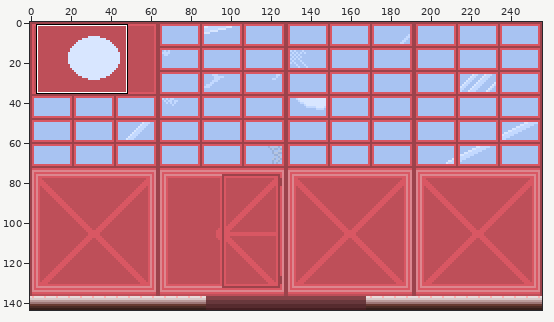
Edited in one commit: sprite sheet (assets/stage.png). Above, an overview of the earlier version with the close-up marked.
Close-up. As it was:
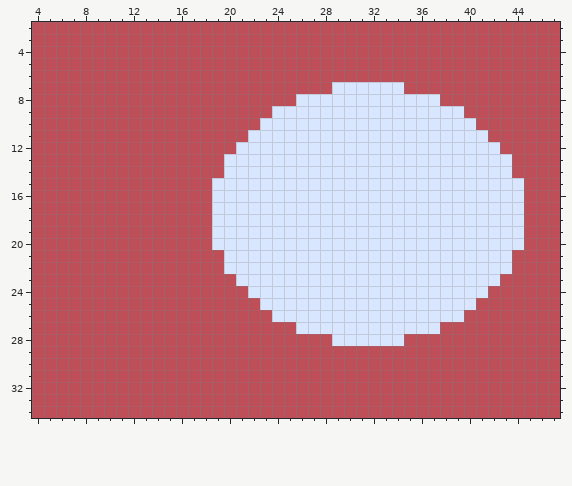
The file is 256x144 pixels. Shown: x 4..47, y 2..34. The commit also changed other parts of the picture, which this record leaves out.
The result:
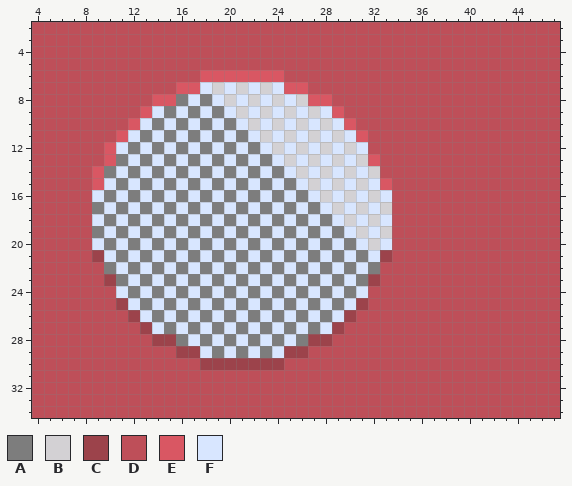
Palette (. is transparent): A #7d7d7d  B #d3d1d4  C #9c434b  D #be4f59  E #d95763  F #d8e6ff
The edit:
Changed rows in their new state; - is an unchanged pixel.
first column x 9:
 6 ---------EEEEEEE--------------------
 7 -------EEFBFBFBFEE--DDDDDD----------
 8 -----EEAFAFBFBFBFBEEDDDDDDDDD-------
 9 ----EFAFAFAFBFB-B-B-EDDDDDDDDDD-----
10 ---EFAFAFAFAFB-B-B-B-EDDDDDDDDDD----
11 --EFAFAFAFAFA-B-B-B-B-EDDDDDDDDDD---
12 -EFAFAFAFAFA-A-B-B-B-B-DDDDDDDDDDD--
13 -EAFAFAFAFA-A-A-B-B-B-BEDDDDDDDDDDD-
14 EAFAFAFAFAFA-A-A-B-B-B-BDDDDDDDDDDD-
15 EFAFAFAFAFA-A-A-A-B-B-B-EDDDDDDDDDDD
16 FAFAFAFAFA-A-A-A-A-B-B-B-DDDDDDDDDDD
17 AFAFAFAFAFA-A-A-A-A-B-B-BDDDDDDDDDDD
18 FAFAFAFAFA-A-A-A-A-A-B-B-DDDDDDDDDDD
19 AFAFAFAFAFA-A-A-A-A-A-B-BDDDDDDDDDDD
20 FAFAFAFAFA-A-A-A-A-A-A-B-DDDDDDDDDDD
21 CFAFAFAFAFA-A-A-A-A-A-A-CDDDDDDDDDD-
22 -AFAFAFAFAFA-A-A-A-A-A-ADDDDDDDDDDD-
23 -CAFAFAFAFAFA-A-A-A-A-ACDDDDDDDDDD--
24 --FAFAFAFAFAFA-A-A-A-A-DDDDDDDDDD---
25 --CFAFAFAFAFAFA-A-A-A-CDDDDDDDDD----
26 ---CFAFAFAFAFAFA-A-A-CDDDDDDDDD-----
27 ----CFAFAFAFAFAFA-A-CDDDDDDDD-------
28 -----CCAFAFAFAFAFACCDDDDDD----------
29 -------CCFAFAFAFCC------------------
30 ---------CCCCCCC--------------------
Changed places in both close-ups, as pixel boxes (x1, y1, x2, y2):
changed: (92, 70, 524, 370)
